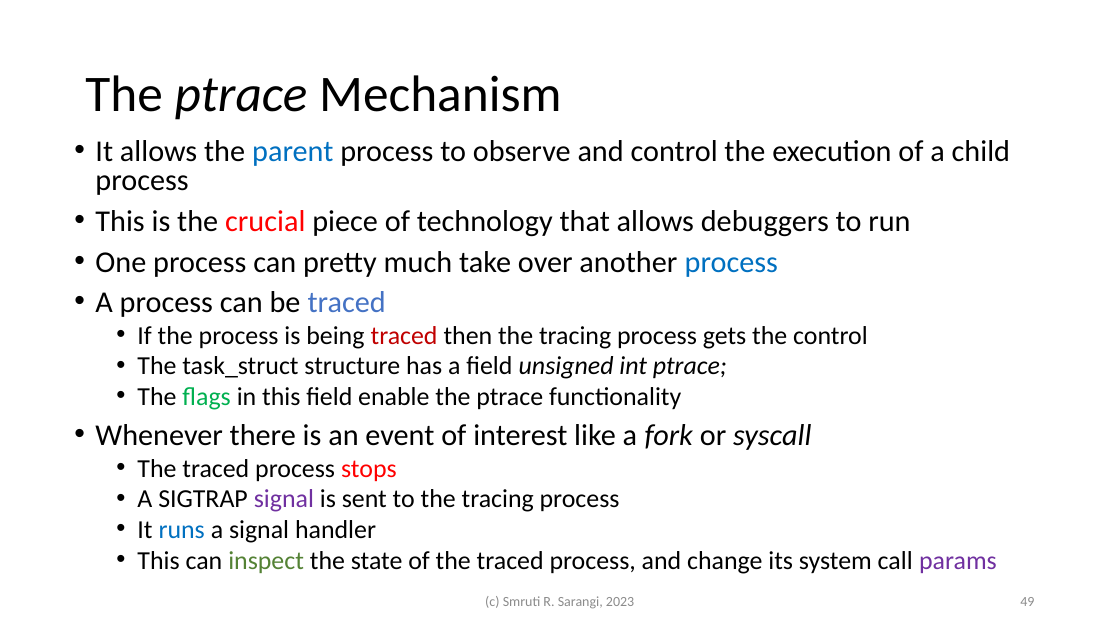
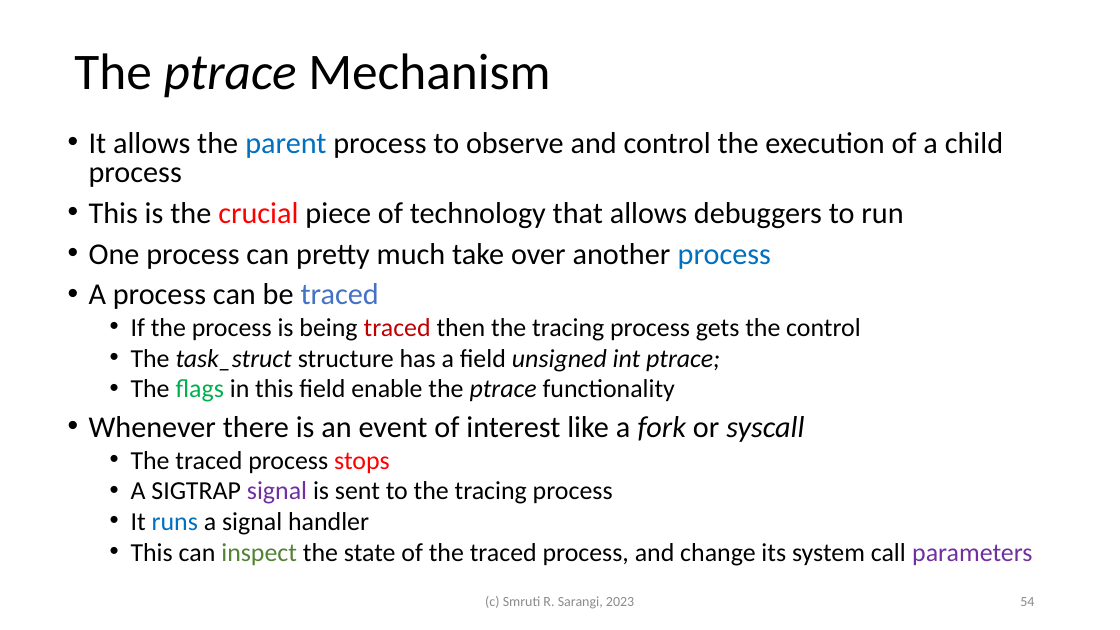
Before and after one commit to sarthak-panda/Sem6, a slide deck: slide 54 of COL331/LEC/3.processes.pptx (slide 49 before the commit). Drawn at 1120x630 pixels with LibreOffice and Linux fonts; fonts in the diff are those of the drawing. Boxes give left, top, right and bottom in pixels: in the first picture for what was removed or moved away, otherwise in the second. Text is boxed around its words. In the diff, an @@ line names an element or a change of style, - is before the commit and + after.

```diff
--- a/COL331/LEC/3.processes.pptx
+++ b/COL331/LEC/3.processes.pptx
@@ title "The ptrace Mechanism": place and size @@
-title "The ptrace Mechanism" at (85, 75, 561, 120)
+title "The ptrace Mechanism" at (74, 53, 550, 98)
@@ text "It allows the parent process ...": place and size @@
-text "It allows the parent process ..." at (95, 140, 1010, 574)
+text "It allows the parent process ..." at (89, 132, 1032, 566)
@@ text at (131, 349, 720, 402): italic on in "task_struct", "ptrace" @@
@@ text at (131, 543, 1032, 566): text changed @@
-  • This can inspect the state of the traced process, and change its system call params
+  • This can inspect the state of the traced process, and change its system call parameters
@@ page number at (1020, 597, 1034, 606): text changed @@
-49
+54
```
Also in this commit, not shown: 34 other slides changed, 7 slides added, 2 slides removed, 13 other files.
